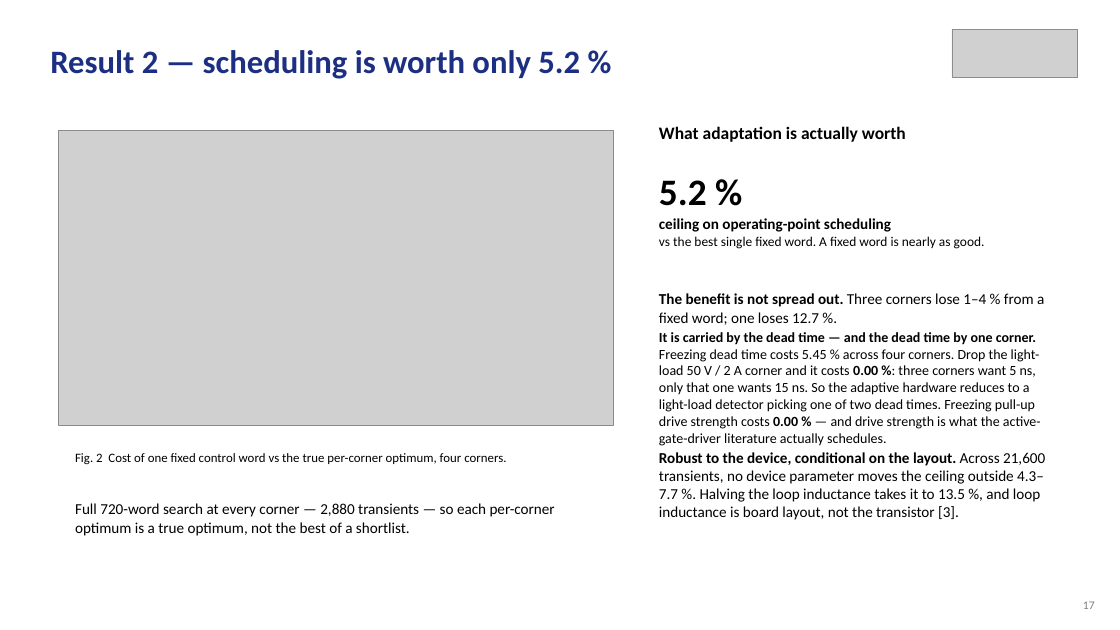
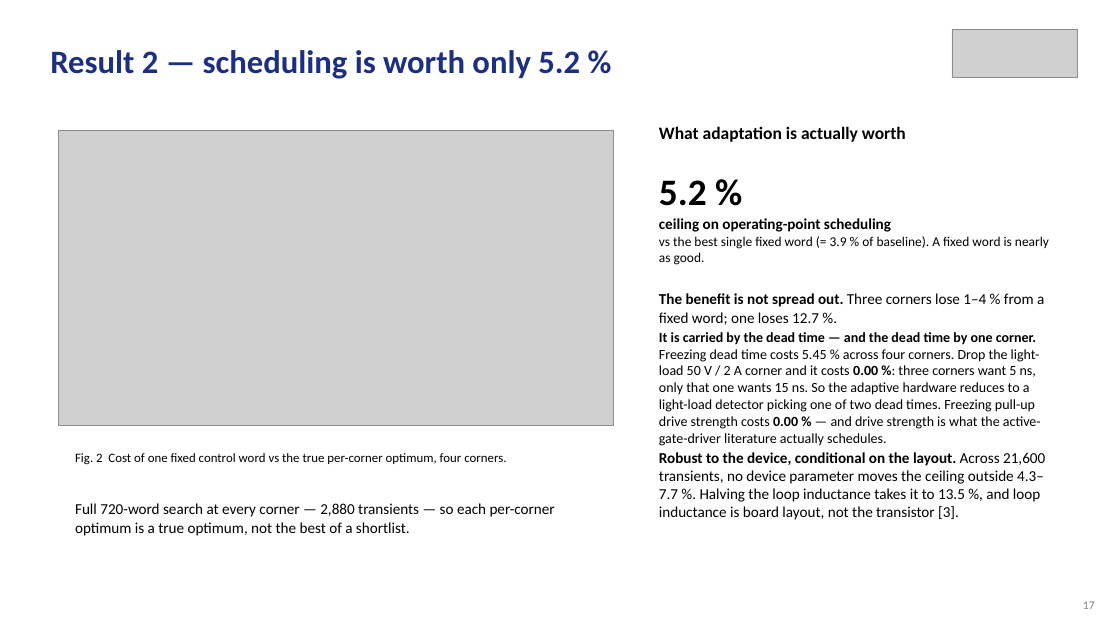
Before and after one commit to Amritha902/gan-driver, a slide deck: slide 17 of review/Review1_GaN_Segmented_Gate_Driver.pptx. Drawn at 1120x630 pixels with LibreOffice and Linux fonts; fonts in the diff are those of the drawing; grey boxes stand for pictures. Boxes give left, top, right and bottom in pixels: in the first picture for what was removed or moved away, otherwise in the second. Text is boxed around its words. In the diff, an @@ line names an element or a change of style, - is before the commit and + after.

```diff
--- a/review/Review1_GaN_Segmented_Gate_Driver.pptx
+++ b/review/Review1_GaN_Segmented_Gate_Driver.pptx
@@ text at (659, 236, 1049, 265): text changed @@
-vs the best single fixed word. A fixed word is nearly as good.
+vs the best single fixed word (= 3.9 % of baseline). A fixed word is nearly as good.
```
Also in this commit, not shown: 1 other slide changed, 1 other file.
